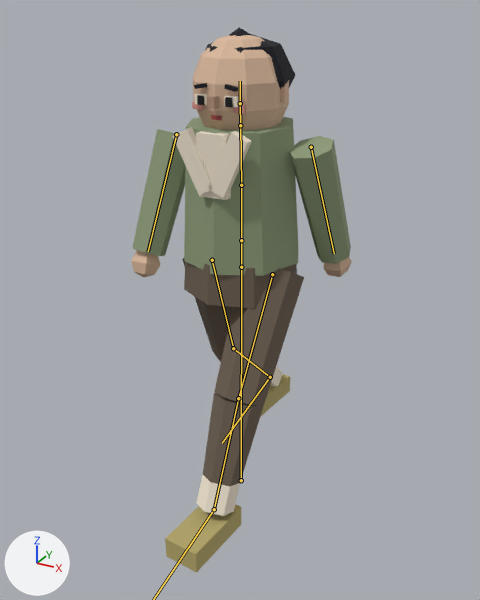
An edit to the glTF model unity/Assets/Resources/Models/Npc/npc_N104c.glb, drawn before and after from the same camera.
The view is the same before and after, from a camera (50 mm lens) standing at (0.646, -1.182, 1.084) and looking at (0.008, -0.022, 0.504). Every picture has the same lights, and +X, +Y and +Z are marked at lower left. The older version comes first. Both versions are drawn at frame 14 of the action 'Walk'; the numbers are the values there. The bones that change, and the others that lie on the model, are drawn over the model as lines.

Names of what the first picture shows: 'npc_N104c_part0', 'npc_N104c_part1', 'npc_N104c_part2', 'npc_N104c_part3', 'npc_N104c_part4', 'npc_N104c_part5', 'npc_N104c_part6', 'npc_N104c_part7', 'npc_N104c_part8', 'npc_N104c_part9'.
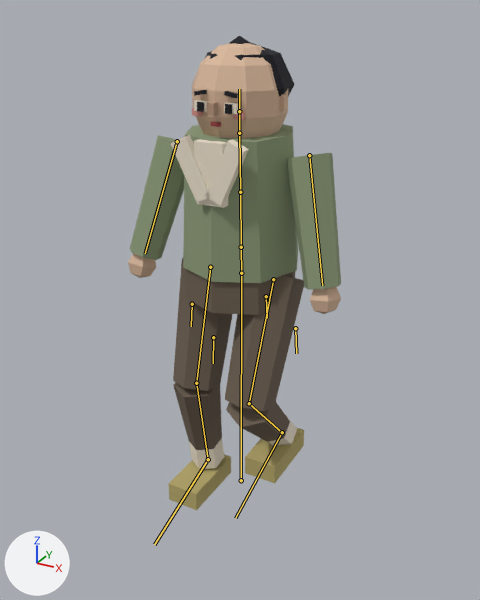
What differs and where, as boxes [x1, y1, x2, y2] in the pictures (480 x 600 px):
'npc_N104c_part3', posed
    before: [133, 117, 351, 276]
    after: [130, 124, 341, 290]
'npc_N104c_part0', posed (7% wider, 16% shorter)
    before: [182, 258, 304, 487]
    after: [173, 258, 304, 450]
'npc_N104c_part4', posed (12% taller)
    before: [131, 35, 352, 277]
    after: [128, 43, 341, 314]
'npc_N104c_part2', posed (8% wider, 58% shorter)
    before: [165, 374, 290, 573]
    after: [169, 427, 304, 510]
'npc_N104c_part1', posed (13% wider, 13% shorter)
    before: [172, 94, 283, 516]
    after: [171, 100, 297, 469]
'npc_N104c_part6', posed
    before: [194, 27, 295, 92]
    after: [194, 36, 295, 98]
'npc_N104c_part7', posed
    before: [192, 101, 245, 113]
    after: [192, 108, 245, 120]
'npc_N104c_part5', posed
    before: [197, 95, 233, 107]
    after: [197, 102, 232, 114]
'npc_N104c_part8', posed
    before: [207, 96, 219, 109]
    after: [207, 102, 218, 116]
bone 'Hips', root to tip
    before: (241, 267) to (241, 240)
    after: (241, 273) to (241, 247)
bone 'Chest', root to tip
    before: (241, 185) to (240, 125)
    after: (240, 192) to (239, 133)
bone 'Head', root to tip
    before: (240, 103) to (240, 81)
    after: (239, 111) to (239, 89)
bone 'UpperArm.L', root to tip
    before: (311, 147) to (334, 253)
    after: (309, 155) to (322, 285)
bone 'UpperArm.R', root to tip
    before: (176, 134) to (148, 251)
    after: (177, 141) to (145, 253)
bone 'UpperLeg.L', root to tip
    before: (272, 274) to (238, 398)
    after: (273, 279) to (249, 403)
bone 'LowerLeg.L', root to tip
    before: (238, 398) to (214, 509)
    after: (249, 403) to (282, 432)
bone 'UpperLeg.R', root to tip
    before: (212, 260) to (233, 348)
    after: (210, 267) to (196, 383)
bone 'LowerLeg.R', root to tip
    before: (233, 348) to (270, 377)
    after: (196, 383) to (208, 459)
bone 'Foot.R', root to tip
    before: (270, 377) to (222, 443)
    after: (208, 459) to (154, 544)

The change, as a list of edits to the scene's bpy script:
```text
Change bone_hips:
    where bone_hips = bpy.data.objects['Armature'].pose.bones['Hips']  # child of 'Root'
    bone_hips.location: (0.0, 0.001, 0.0) -> (0.0, -0.013, 0.0)
    bone_hips.rotation_quaternion: (0.999, 0.0, -0.043, 0.0) -> (1.0, 0.007, -0.004, 0.0)  # degrees (0, -5, 0) -> degrees (1, 0, 0)
Change bone_chest:
    where bone_chest = bpy.data.objects['Armature'].pose.bones['Chest']  # child of 'Spine'
    bone_chest.rotation_quaternion: (0.998, 0.017, 0.06, -0.001) -> (1.0, 0.007, 0.004, 0.0)  # degrees (2, 7, 0) -> degrees (1, 0, 0)
Change bone_head:
    where bone_head = bpy.data.objects['Armature'].pose.bones['Head']  # child of 'Neck'
    bone_head.rotation_quaternion: (1.0, 0.0, -0.026, 0.0) -> (1.0, -0.017, -0.006, 0.0)  # degrees (0, -3, 0) -> degrees (-2, -1, 0)
Change bone_upperarm_l:
    where bone_upperarm_l = bpy.data.objects['Armature'].pose.bones['UpperArm.L']  # child of 'Chest'
    bone_upperarm_l.rotation_quaternion: (0.988, 0.152, 0.018, 0.018) -> (0.994, -0.086, -0.006, -0.063)  # degrees (17, 2, 2) -> degrees (-10, -1, -7)
Change bone_upperarm_r:
    where bone_upperarm_r = bpy.data.objects['Armature'].pose.bones['UpperArm.R']  # child of 'Chest'
    bone_upperarm_r.rotation_quaternion: (-0.982, 0.184, -0.022, -0.022) -> (-0.989, 0.132, -0.009, -0.068)  # degrees (-21, 3, 2) -> degrees (-15, 2, 8)
Change bone_upperleg_l:
    where bone_upperleg_l = bpy.data.objects['Armature'].pose.bones['UpperLeg.L']  # child of 'Hips'
    bone_upperleg_l.rotation_quaternion: (0.97, -0.242, 0.0, 0.0) -> (0.979, -0.205, 0.0, 0.0)  # degrees (-28, 0, 0) -> degrees (-24, 0, 0)
Change bone_lowerleg_l:
    where bone_lowerleg_l = bpy.data.objects['Armature'].pose.bones['LowerLeg.L']  # child of 'UpperLeg.L'
    bone_lowerleg_l.rotation_quaternion: (0.999, 0.048, 0.0, 0.0) -> (0.836, 0.549, 0.0, 0.0)  # degrees (5, 0, 0) -> degrees (67, 0, 0)
Change bone_foot_l:
    where bone_foot_l = bpy.data.objects['Armature'].pose.bones['Foot.L']  # child of 'LowerLeg.L'
    bone_foot_l.rotation_quaternion: (0.98, 0.2, 0.0, 0.0) -> (0.933, -0.36, 0.0, 0.0)  # degrees (23, 0, 0) -> degrees (-42, 0, 0)
Change bone_upperleg_r:
    where bone_upperleg_r = bpy.data.objects['Armature'].pose.bones['UpperLeg.R']  # child of 'Hips'
    bone_upperleg_r.rotation_quaternion: (-0.988, -0.154, 0.0, 0.0) -> (0.99, -0.14, 0.0, 0.0)  # degrees (18, 0, 0) -> degrees (-16, 0, 0)
Change bone_lowerleg_r:
    where bone_lowerleg_r = bpy.data.objects['Armature'].pose.bones['LowerLeg.R']  # child of 'UpperLeg.R'
    bone_lowerleg_r.rotation_quaternion: (0.968, 0.25, 0.0, 0.0) -> (0.976, 0.218, 0.0, 0.0)  # degrees (29, 0, 0) -> degrees (25, 0, 0)
Change bone_foot_r:
    where bone_foot_r = bpy.data.objects['Armature'].pose.bones['Foot.R']  # child of 'LowerLeg.R'
    bone_foot_r.rotation_quaternion: (0.917, -0.398, 0.0, 0.0) -> (0.996, -0.087, 0.0, 0.0)  # degrees (-47, 0, 0) -> degrees (-10, 0, 0)
```
